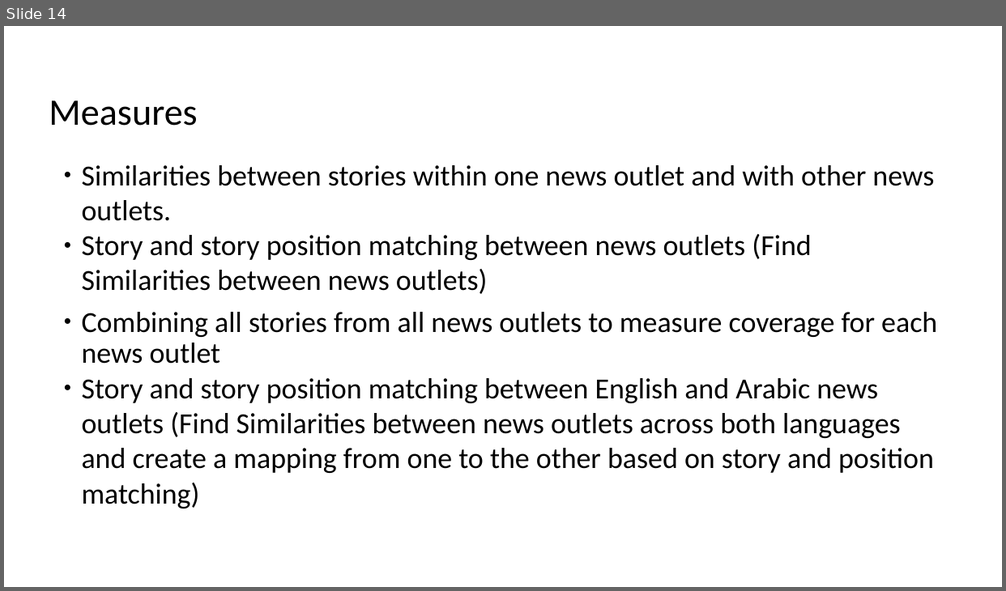
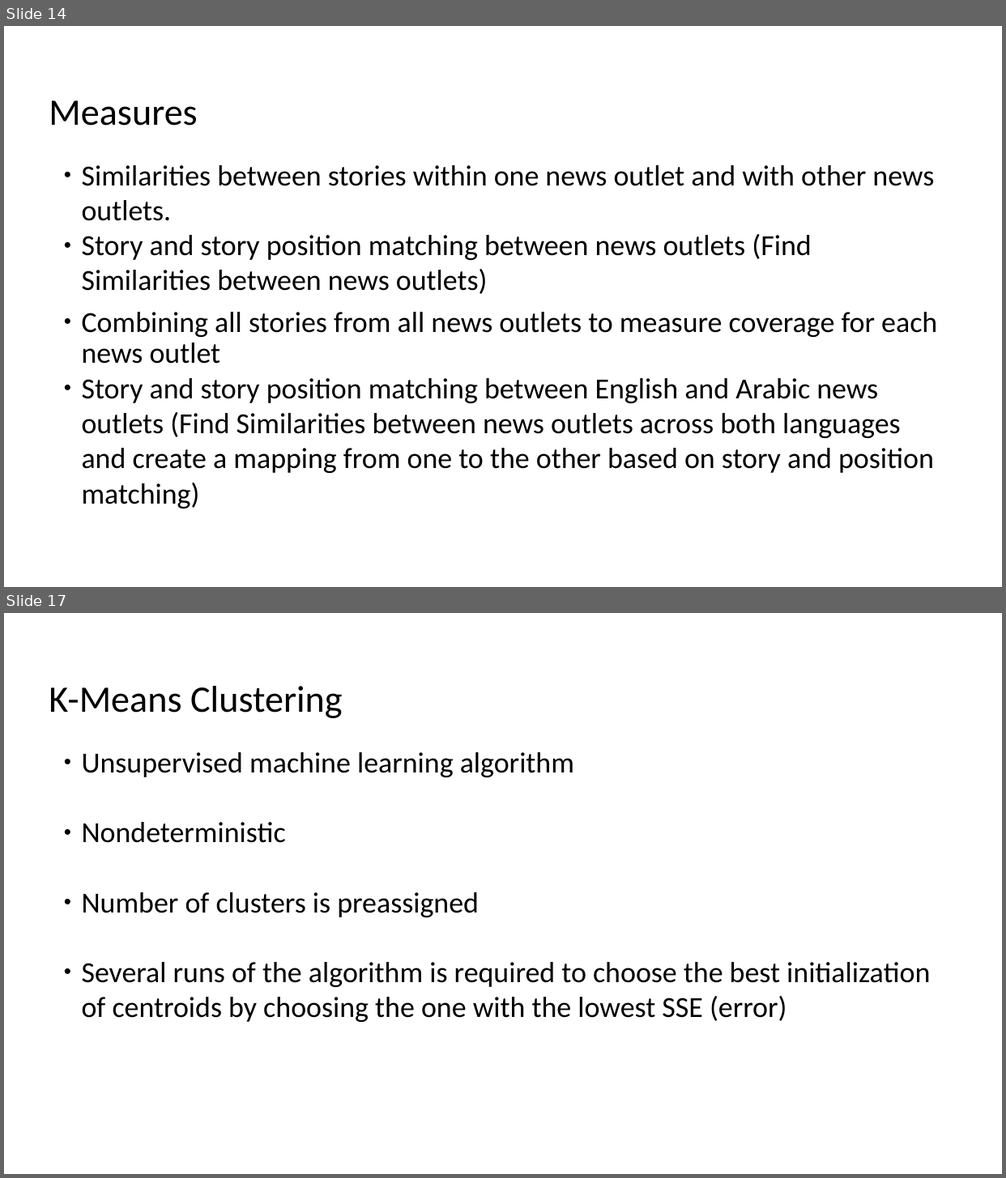
Before and after one commit to HussamHallak/PhD-Dissertation-Files, a slide deck: Proposed-Research-Questions/Measuring Bias of News Outlets.odp. Shown one above the other, each under a label of ours: slide 14 before the commit, slides 14 and 17 after it; the slides between them are not shown. The pictures are 1006x591 and 1006x1178 pixels, drawn with LibreOffice and Linux fonts; fonts in the diff are those of the drawing. Boxes give left, top, right and bottom in pixels: in the first picture for what was removed or moved away, otherwise in the second. Text is boxed around its words. In the diff, an @@ line names an element or a change of style, - is before the commit and + after.

```diff
--- a/Proposed-Research-Questions/Measuring Bias of News Outlets.odp
+++ b/Proposed-Research-Questions/Measuring Bias of News Outlets.odp
@@ slide 17 added at bbox=[4, 613, 1002, 1174], background #FFFFFF @@
@@ title added at bbox=[49, 686, 343, 718], 36 pt, text #000000 @@
+K-Means Clustering
@@ text added at bbox=[82, 752, 930, 1022], 28 pt, text #000000 @@
+● Unsupervised machine learning algorithm
+● Nondeterministic
+● Number of clusters is preassigned
+● Several runs of the algorithm is required to choose the best initialization of centroids by choosing the one with the lowest SSE (error)
```
Also in this commit, not shown: 1 slide changed, 3 other slides added, 1 other file.
